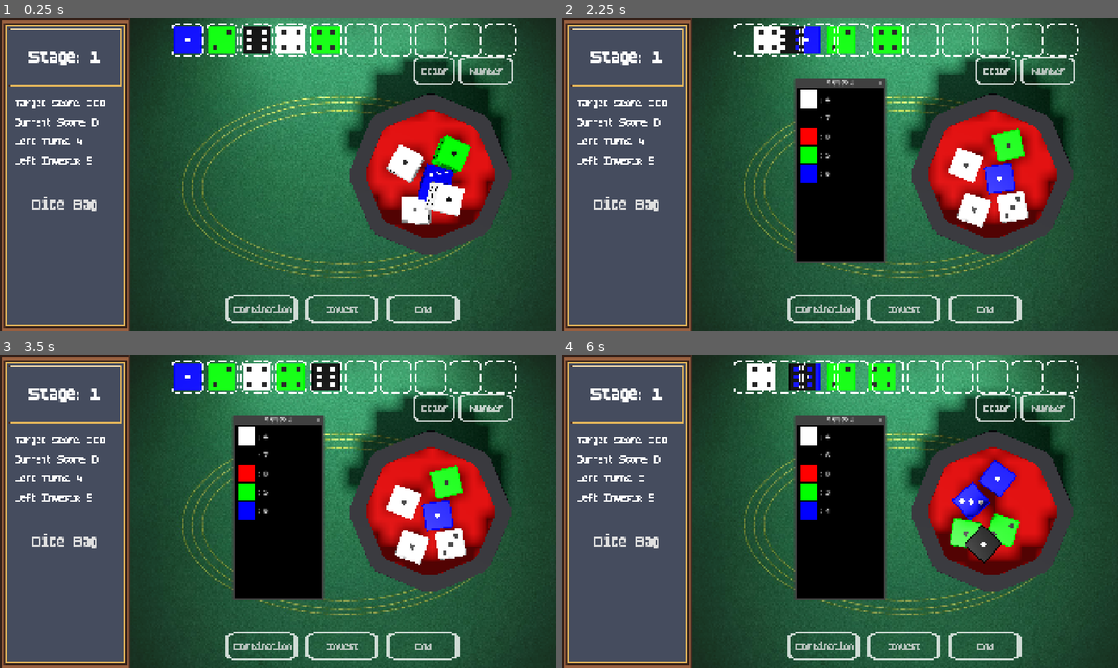
Above: before the commit, frames 1-4 (two rows, left to right).
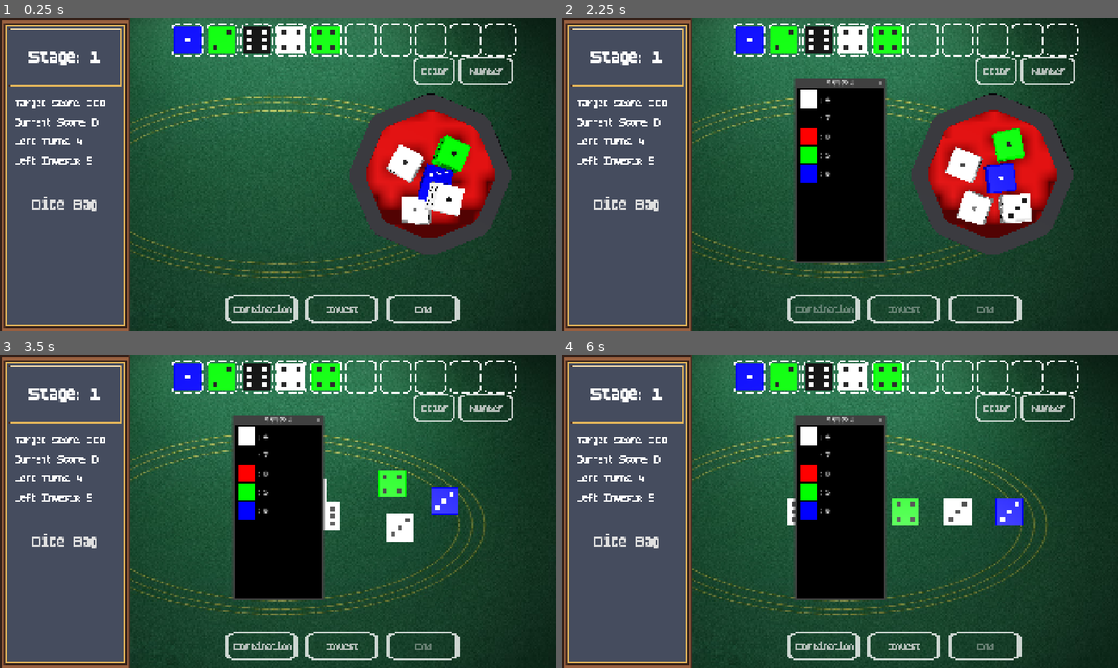
Above: after the commit, the same moments.

Repository: SangHyung-Jung/ColorDiceRollGame
Game: Godot game, scene res://main_screen.tscn
The game is run twice, just before and just after one commit, with the same random seed, the same clock (stepped at 60 frames per second) and the same inputs.
Inputs (mouse positions are in pixels of both pictures, inside the frame that each line leads up to):
- Up to frame 1 (0.25 s): no input
- Up to frame 2 (2.25 s): click "Invest" at 0.5 s; click "Dice Bag" at 1.25 s; click "Color" at 2 s
- Up to frame 3 (3.5 s): click "Number" at 2.75 s
- Up to frame 4 (6 s): click "Combination" at 3.5 s; click (984, 646) at 4.25 s, where only the run before the commit has a clickable "End"; click "Dice Bag" at 5 s; click "Color" at 5.75 s

The runs differ from the first frame. In frame 1, 28% of the frame differs, in the area x 23-100%, y 0-100%; in frame 2, 26%; in frame 3, 35%; in frame 4, 36%, in the area x 13-100%, y 0-100%.

Commit message:
set ui below dices

Diff:
--- a/main_screen.gd
+++ b/main_screen.gd
@@ -25,7 +25,6 @@
 @onready var result_label: Label = $MainLayout/GameArea/InteractionUI/HBoxContainer/ResultLabel
 @onready var sub_viewport: SubViewport = $MainLayout/GameArea/RollingArea/SubViewport
 @onready var rolling_area: SubViewportContainer = $MainLayout/GameArea/RollingArea
-@onready var socket_container: HBoxContainer = $MainLayout/GameArea/SocketArea/SocketContainer
 @onready var sort_by_color_button: Button = $MainLayout/GameArea/SocketArea/SortButtonsContainer/TextureRect/SortByColorButton
 @onready var sort_by_number_button: Button = $MainLayout/GameArea/SocketArea/SortButtonsContainer/TextureRect2/SortByNumberButton
 
@@ -77,10 +76,12 @@
 
 	_set_state(GameState.AWAITING_ROLL_INPUT)
 func _update_socket_positions() -> void:
-	socket_container.mouse_filter = Control.MOUSE_FILTER_IGNORE
-	# 1. 2D 소켓 UI가 생성되었는지 확인
-	if socket_container.get_child_count() == 0:
-		# 소켓 UI가 없다면 생성 (기존 로직 유지)
+	var current_socket_container = get_node("MainLayout/GameArea/SocketArea/SocketContainer")
+	if current_socket_container == null:
+		push_error("SocketContainer not found at path: MainLayout/GameArea/SocketArea/SocketContainer")
+		return
+
+	if current_socket_container.get_child_count() == 0:
 		for i in range(MAX_INVESTED_DICE):
 			var socket_ui = TextureRect.new()
 			socket_ui.texture = SocketTexture
@@ -89,27 +90,22 @@
 			socket_ui.stretch_mode = TextureRect.STRETCH_KEEP_ASPECT_CENTERED
 			socket_ui.mouse_filter = Control.MOUSE_FILTER_IGNORE
 			socket_ui.modulate = Color(255, 255, 255, 200)
-			socket_container.add_child(socket_ui)
+			current_socket_container.add_child(socket_ui)
 		await get_tree().process_frame
 
 	var camera = rolling_world.get_node_or_null("Camera3D")
 	if not camera: return
 
 	socket_positions.clear()
-	# 주사위 중심 높이 설정 (주사위 크기가 1.2이므로 반절인 0.6 정도가 적당함)
 	var plane_y = 0.6
-
-	# ★ 핵심 수정: 3D 뷰포트 컨테이너의 글로벌 위치 가져오기
 	var viewport_offset = rolling_area.global_position
 
-	for socket_ui in socket_container.get_children():
+	for socket_ui in current_socket_container.get_children():
 		var rect = socket_ui.get_global_rect()
 		var screen_pos = rect.get_center()
 
-		# ★ 좌표 보정: 전체 화면 좌표에서 뷰포트 시작 위치를 빼서 '뷰포트 내부 좌표'로 변환
 		var local_viewport_pos = screen_pos - viewport_offset
 
-		# 변환된 좌표로 레이캐스팅 수행
 		var ray_origin = camera.project_ray_origin(local_viewport_pos)
 		var ray_normal = camera.project_ray_normal(local_viewport_pos)
 
@@ -120,7 +116,6 @@
 		else:
 			socket_positions.append(Vector3.ZERO)
 
-	# 이미 투자된 주사위들의 위치도 즉시 동기화 (화면 크기 변경 대응)
 	for i in range(invested_dice_nodes.size()):
 		if i < socket_positions.size():
 			var dice = invested_dice_nodes[i]
@@ -128,6 +123,11 @@
 				dice.global_position = socket_positions[i]
 
 func _setup_sockets():
+	var sc = get_node("MainLayout/GameArea/SocketArea/SocketContainer")
+	if sc == null:
+		push_error("SocketContainer not found in _setup_sockets")
+		return
+
 	# 1. 2D 소켓 UI 생성
 	for i in range(MAX_INVESTED_DICE):
 		var socket_ui = TextureRect.new()
@@ -135,7 +135,7 @@
 		socket_ui.custom_minimum_size = Vector2(80, 80)
 		socket_ui.expand_mode = TextureRect.EXPAND_IGNORE_SIZE
 		socket_ui.stretch_mode = TextureRect.STRETCH_KEEP_ASPECT_CENTERED
-		socket_container.add_child(socket_ui)
+		sc.add_child(socket_ui)
 
 	# 2. UI가 안정화될 때까지 대기
 	await get_tree().process_frame
@@ -148,7 +148,7 @@
 		return
 
 	var plane_y = 0.5 # 주사위가 바닥에 살짝 떠 있도록 높이 설정
-	for socket_ui in socket_container.get_children():
+	for socket_ui in sc.get_children():
 		var rect = socket_ui.get_global_rect()
 		var screen_pos = rect.get_center()
 
@@ -287,7 +287,7 @@
 func _on_roll_started() -> void:
 	#cup.show()
 	combo_select.exit()
-	await _reset_roll()
+	#await _reset_roll()
 	game_manager.start_roll()
 	if cup.has_method("start_shaking"):
 		cup.start_shaking()
@@ -358,7 +358,7 @@
 		call_deferred("_reposition_invested_dice")
 
 func _reset_roll() -> void:
-	#cup.reset()
+	cup.reset()
 	var need = GameConstants.HAND_SIZE - dice_spawner.get_dice_count()
 	if need > 0:
 		if not game_manager.can_draw_dice(need):
@@ -398,6 +398,7 @@
 		return
 
 	_invest_dice(nodes_to_actually_invest) # Pass only the new dice
+	combo_select.exit()
 	Main.invests_left -= 1
 	_update_ui_from_gamestate()
 
--- a/main_screen.tscn
+++ b/main_screen.tscn
@@ -1,9 +1,10 @@
-[gd_scene load_steps=7 format=3 uid="uid://c81qr2c7cgegt"]
+[gd_scene load_steps=8 format=3 uid="uid://c81qr2c7cgegt"]
 
 [ext_resource type="Script" uid="uid://tfyw8iy6l28q" path="res://main_screen.gd" id="1_ssyjo"]
 [ext_resource type="Texture2D" uid="uid://b6ra7i5qkug47" path="res://score_panel.png" id="2_stk2i"]
 [ext_resource type="FontFile" uid="uid://ulruyehktvyh" path="res://font/boldpixels/BoldPixels.otf" id="3_7a4el"]
 [ext_resource type="Texture2D" uid="uid://b73pj7813d7vi" path="res://dice_socket2.png" id="4_kwhh3"]
+[ext_resource type="Texture2D" uid="uid://dtv5mtrg1vdg0" path="res://background_dice.png" id="5_wevgp"]
 
 [sub_resource type="StyleBoxTexture" id="StyleBoxTexture_fplum"]
 texture = ExtResource("2_stk2i")
@@ -18,6 +19,16 @@
 grow_horizontal = 2
 grow_vertical = 2
 script = ExtResource("1_ssyjo")
+
+[node name="Background" type="TextureRect" parent="."]
+layout_mode = 1
+anchors_preset = 15
+anchor_right = 1.0
+anchor_bottom = 1.0
+grow_horizontal = 2
+grow_vertical = 2
+texture = ExtResource("5_wevgp")
+expand_mode = 1
 
 [node name="MainLayout" type="HBoxContainer" parent="."]
 layout_mode = 1
@@ -106,20 +117,6 @@
 layout_mode = 2
 size_flags_horizontal = 3
 mouse_filter = 2
-
-[node name="RollingArea" type="SubViewportContainer" parent="MainLayout/GameArea"]
-layout_mode = 1
-anchors_preset = 15
-anchor_right = 1.0
-anchor_bottom = 1.0
-grow_horizontal = 2
-grow_vertical = 2
-stretch = true
-
-[node name="SubViewport" type="SubViewport" parent="MainLayout/GameArea/RollingArea"]
-handle_input_locally = false
-size = Vector2i(1470, 1080)
-render_target_update_mode = 4
 
 [node name="SocketArea" type="VBoxContainer" parent="MainLayout/GameArea"]
 layout_mode = 1
@@ -131,7 +128,6 @@
 offset_right = 450.0
 offset_bottom = 120.0
 grow_horizontal = 2
-mouse_filter = 2
 
 [node name="SocketContainer" type="HBoxContainer" parent="MainLayout/GameArea/SocketArea"]
 layout_mode = 2
@@ -140,6 +136,7 @@
 
 [node name="SortButtonsContainer" type="HBoxContainer" parent="MainLayout/GameArea/SocketArea"]
 layout_mode = 2
+mouse_filter = 0
 alignment = 2
 
 [node name="TextureRect" type="TextureRect" parent="MainLayout/GameArea/SocketArea/SortButtonsContainer"]
@@ -148,6 +145,7 @@
 layout_mode = 2
 size_flags_vertical = 4
 size_flags_stretch_ratio = 0.15
+mouse_filter = 2
 texture = ExtResource("4_kwhh3")
 expand_mode = 3
 
@@ -173,6 +171,7 @@
 layout_mode = 2
 size_flags_vertical = 4
 size_flags_stretch_ratio = 0.15
+mouse_filter = 2
 texture = ExtResource("4_kwhh3")
 expand_mode = 3
 
@@ -191,6 +190,21 @@
 theme_override_styles/pressed = SubResource("StyleBoxEmpty_transparent")
 theme_override_styles/normal = SubResource("StyleBoxEmpty_transparent")
 text = "Number"
+
+[node name="RollingArea" type="SubViewportContainer" parent="MainLayout/GameArea"]
+layout_mode = 1
+anchors_preset = 15
+anchor_right = 1.0
+anchor_bottom = 1.0
+grow_horizontal = 2
+grow_vertical = 2
+stretch = true
+
+[node name="SubViewport" type="SubViewport" parent="MainLayout/GameArea/RollingArea"]
+transparent_bg = true
+handle_input_locally = false
+size = Vector2i(1470, 1080)
+render_target_update_mode = 4
 
 [node name="InteractionUI" type="MarginContainer" parent="MainLayout/GameArea"]
 custom_minimum_size = Vector2(0, 150)
@@ -223,6 +237,7 @@
 size_flags_horizontal = 3
 size_flags_vertical = 4
 size_flags_stretch_ratio = 0.15
+mouse_filter = 2
 texture = ExtResource("4_kwhh3")
 expand_mode = 3
 
@@ -249,6 +264,7 @@
 size_flags_horizontal = 3
 size_flags_vertical = 4
 size_flags_stretch_ratio = 0.15
+mouse_filter = 2
 texture = ExtResource("4_kwhh3")
 expand_mode = 3
 
@@ -275,6 +291,7 @@
 size_flags_horizontal = 3
 size_flags_vertical = 4
 size_flags_stretch_ratio = 0.15
+mouse_filter = 2
 texture = ExtResource("4_kwhh3")
 expand_mode = 3
 
--- a/scenes/rolling_world.tscn
+++ b/scenes/rolling_world.tscn
@@ -4,8 +4,7 @@
 [ext_resource type="Texture2D" uid="uid://dtv5mtrg1vdg0" path="res://background_dice.png" id="2_v3p1h"]
 
 [sub_resource type="Environment" id="Environment_zodac"]
-background_mode = 1
-background_color = Color(0.25, 0.25, 0.25, 1)
+background_mode = 2
 ambient_light_source = 3
 ambient_light_color = Color(0.5, 0.5, 0.5, 1)
 
@@ -40,8 +39,3 @@
 
 [node name="CollisionShape3D" type="CollisionShape3D" parent="Floor"]
 shape = SubResource("BoxShape3D_zodac")
-
-[node name="FloorMesh" type="MeshInstance3D" parent="Floor"]
-transform = Transform3D(0.5, 0, 0, 0, 0.5, 0, 0, 0, 0.5, 0, 0, 0)
-mesh = SubResource("PlaneMesh_zodac")
-surface_material_override/0 = SubResource("StandardMaterial3D_zodac")
